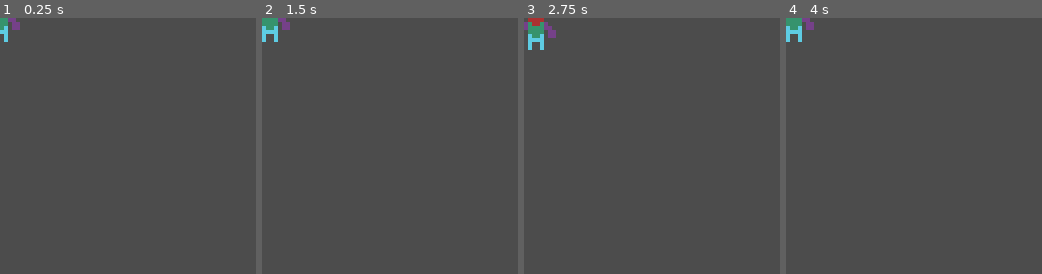
Above: before the commit, frames 1-4 (left to right).
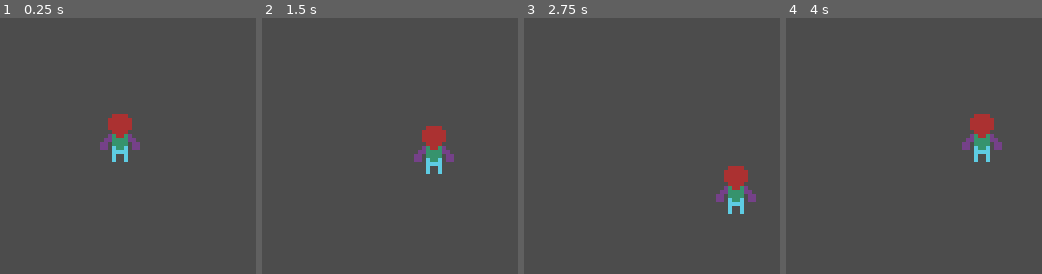
Above: after the commit, the same moments.

Repository: teamheartcannon/snowblind
Game: Godot game, scene res://Game.tscn
Two runs of this game, one before a commit and one after it. Both use one fixed random seed, a clock stepped at 60 frames per second and the inputs below.
Inputs:
- Up to frame 1 (0.25 s): no input
- Up to frame 2 (1.5 s): tap Enter at 0.5 s; hold Right (move_right) 0.53-1.28 s; hold Down (move_down) from 1.28 s (still down)
- Up to frame 3 (2.75 s): release Down (move_down) at 2.03 s; hold Right (move_right) from 2.03 s (still down)
- Up to frame 4 (4 s): release Right (move_right) at 2.78 s; hold Up (move_up) 2.78-3.53 s; hold Left (move_left) from 3.53 s (still down)

The runs differ from the first frame. In frame 1, 2.0% of the frame differs, in the area x 0-55%, y 0-57%; in frame 2, 2.2%; in frame 3, 2.5%, in the area x 0-91%, y 0-77%; in frame 4, 2.2%.

Commit message:
Add 8-way movement to the player

Diff:
--- a/godot/Game.tscn
+++ b/godot/Game.tscn
@@ -7,3 +7,4 @@
 script = ExtResource( 1 )
 
 [node name="Player" parent="." instance=ExtResource( 2 )]
+position = Vector2( 30, 30 )
--- /dev/null
+++ b/godot/autoload/Helpers.gd
@@ -0,0 +1,15 @@
+extends Node
+
+func approach(from, to, amount):
+	if from < to:
+		from += amount
+
+		if from > to:
+			return to
+	else:
+		from -= amount
+
+		if from < to:
+			return to
+
+	return from
--- a/godot/characters/player/Player.gd
+++ b/godot/characters/player/Player.gd
@@ -1,28 +1,38 @@
 extends KinematicBody2D
 
-export var move_acceleration_time = 4.0
-export var move_speed = 8.0
-onready var move_acceleration = move_speed / move_acceleration_time
+class_name Player
+
+export var move_start_time = 0.1 # In seconds
+export var move_stop_time = 0.2 # In seconds
+export var move_speed = 16.0 # In pixels-per-second
+onready var move_acceleration = move_speed / move_start_time
+onready var move_friction = move_speed / move_stop_time
 var move_velocity : Vector2
 
 func _ready():
+	assert(move_start_time > 0.0)
+	assert(move_stop_time > 0.0)
 	assert(move_speed > 0.0)
-	assert(move_acceleration_time)
-	print(move_acceleration)
 
-func _physics_process(delta):
-	var move_direction = Vector2.ZERO
+func _process(delta):
+	handle_movement(delta)
 
+func handle_movement(delta):
+	# Horizontal
+	if Input.is_action_pressed("move_left"):
+		move_velocity.x = Helpers.approach(move_velocity.x, -move_speed, move_acceleration * delta)
+	elif Input.is_action_pressed("move_right"):
+		move_velocity.x = Helpers.approach(move_velocity.x, move_speed, move_acceleration * delta)
+	else:
+		move_velocity.x = Helpers.approach(move_velocity.x, 0.0, move_friction * delta)
+
+	# Vertical
 	if Input.is_action_pressed("move_up"):
-		move_direction.y -= 1.0
+		move_velocity.y = Helpers.approach(move_velocity.y, -move_speed, move_acceleration * delta)
 	elif Input.is_action_pressed("move_down"):
-		move_direction.y += 1.0
+		move_velocity.y = Helpers.approach(move_velocity.y, move_speed, move_acceleration * delta)
+	else:
+		move_velocity.y = Helpers.approach(move_velocity.y, 0.0, move_friction * delta)
 
-	if Input.is_action_pressed("move_left"):
-		move_direction.x -= 1.0
-	elif Input.is_action_pressed("move_right"):
-		move_direction.x += 1.0
-
-	move_direction *= move_acceleration
-
-	move_velocity = move_and_slide(move_direction)
+	# Apply the forces to the player
+	move_and_slide(move_velocity)
--- a/godot/project.godot
+++ b/godot/project.godot
@@ -8,9 +8,14 @@
 
 config_version=4
 
-_global_script_classes=[  ]
+_global_script_classes=[ {
+"base": "KinematicBody2D",
+"class": "Player",
+"language": "GDScript",
+"path": "res://characters/player/Player.gd"
+} ]
 _global_script_class_icons={
-
+"Player": ""
 }
 
 [application]
@@ -18,6 +23,10 @@
 config/name="Snowblind"
 run/main_scene="res://Game.tscn"
 config/icon="res://icon.png"
+
+[autoload]
+
+Helpers="*res://autoload/Helpers.gd"
 
 [display]
 
